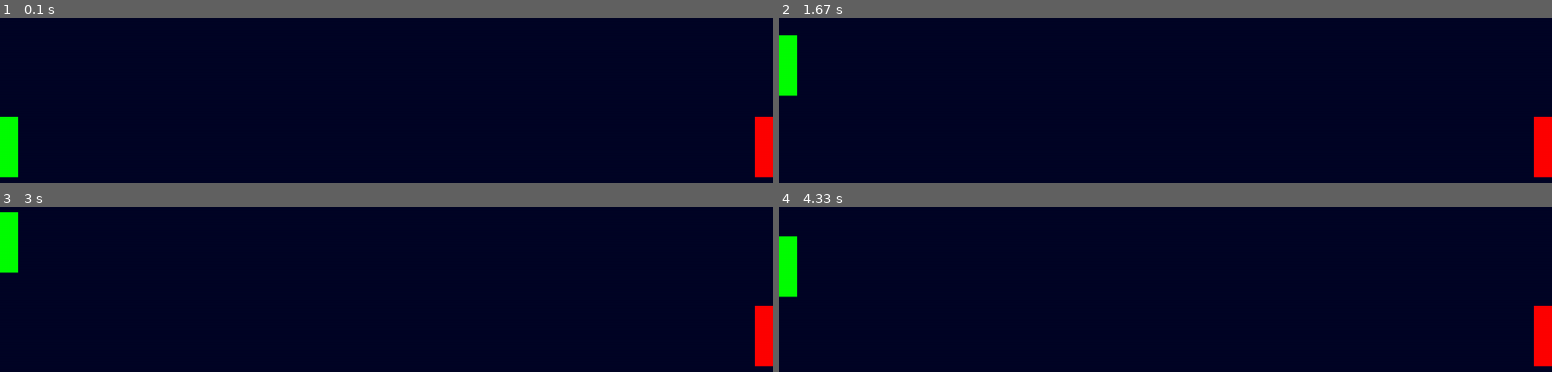
Above: before the commit, frames 1-4 (two rows, left to right).
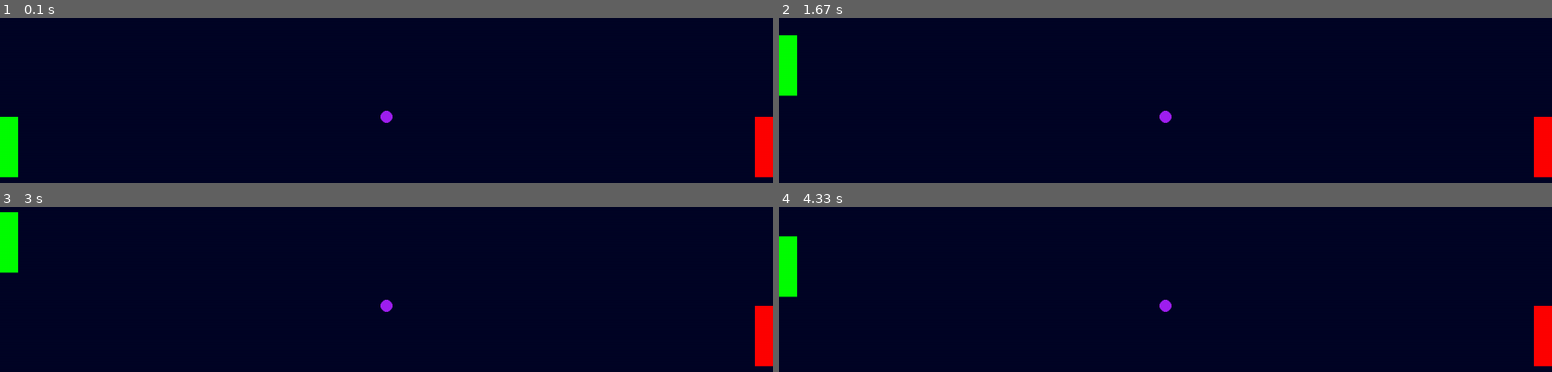
Above: after the commit, the same moments.

Repository: Arthur-Negrao-Smith/Pong-Pygame
Game: pygame game, started from main.py
Two runs of this game, one before a commit and one after it. Both use one fixed random seed, a clock stepped at 60 frames per second and the inputs below.
Inputs:
- Up to frame 1 (0.1 s): no input
- Up to frame 2 (1.67 s): hold Up 0.33-0.8 s; hold Down 0.83-1.13 s; hold Up 1.17-1.53 s; hold Down from 1.57 s (still down)
- Up to frame 3 (3 s): release Down at 1.93 s; hold Up 1.97-2.27 s; hold Down 2.3-2.6 s; hold Up from 2.63 s (still down)
- Up to frame 4 (4.33 s): release Up at 3 s; hold Down 3.03-3.4 s; hold Up 3.43-3.73 s; hold Down 3.77-4.07 s; hold Up from 4.1 s (still down)

The runs differ from the first frame. In frame 1, 0.1% of the frame differs, in the area x 49-51%, y 56-64%; in frame 2, 0.1%; in frame 3, 0.1%; in frame 4, 0.1%.

Commit message:
Criando Seletor de Direção

Diff:
--- a/main.py
+++ b/main.py
@@ -15,14 +15,22 @@
 player_size_x = 30
 player_size_y = 100
 
+# Controla as velocidades do jogo
+player_speed = 5
+ball_speed = 5
+
 # Criando os Players
-player_1 = Rect_player(posx=0, posy=screen_size_y//2, widith=player_size_x, height=player_size_y, color='green')
-player_2 = Rect_player(posx=screen_size_x - player_size_x, posy=screen_size_y//2, widith=player_size_x, height=player_size_y, color='red')
+player_1 = Rect_player(posx=0, posy=screen_size_y//2, widith=player_size_x, height=player_size_y, color='green', speed=player_speed)
+player_2 = Rect_player(posx=screen_size_x - player_size_x, posy=screen_size_y//2, widith=player_size_x, height=player_size_y, color='red', speed=ball_speed)
 
-# Controla a velocidade do jogo
-player_speed = 5
-ball_speed = 0
+# Características da bola
+ray = 10
+ball_color = 'purple'
 
+# Criando a bola
+ball = Ball(ray=ray, posx=screen_size_x//2, posy=screen_size_y//2, color=ball_color, speed=ball_speed)
+
+# Relógio do jogo
 clock = pg.time.Clock()
 
 # Identificador de eventos
@@ -39,11 +47,15 @@
 
     player_1.draw_player(screen=game_screen.game_window)
     if game_event.identify_key_up() and player_1.posy >= 0:
-        player_1.move_up(speed=player_speed)
+        player_1.move_up()
     if game_event.identify_key_down() and player_1.posy <= screen_size_y - player_size_y:
-        player_1.move_down(speed=player_speed)
+        player_1.move_down()
 
     player_2.draw_player(screen=game_screen.game_window)
+
+    ball.draw_ball(screen=game_screen.game_window)
+
+
 
     pg.display.flip()
 
--- a/pong_func.py
+++ b/pong_func.py
@@ -36,18 +36,19 @@
             return True
 
 class Rect_player:
-    def __init__(self, posx, posy, widith, height, color) -> None:
+    def __init__(self, posx, posy, widith, height, color, speed) -> None:
         self.posx = posx
         self.posy = posy
         self.xsize = widith
         self.ysize = height
         self.color= color
+        self.speed = speed
 
-    def move_up(self, speed) -> None:
-        self.posy -= speed
+    def move_up(self) -> None:
+        self.posy -= self.speed
 
-    def move_down(self, speed) -> None:
-        self.posy += speed
+    def move_down(self) -> None:
+        self.posy += self.speed
 
     def return_x_pos(self) -> int:
         return self.posx
@@ -59,9 +60,46 @@
         pg.draw.rect(color=self.color, surface=screen, rect=((self.posx, self.posy), (self.xsize, self.ysize)))
 
 class Ball:
-    def __init__(self) -> None:
-        pass
+    def __init__(self, ray, posx, posy, color, speed) -> None:
+        self.ray = ray
+        self.posx = posx
+        self.posy = posy
+        self.color = color
+        self.speed = speed
 
+    def move_ball_up_right(self):
+        self.posx += self.speed
+        self.posy -= self.speed
+
+    def move_ball_up_left(self):
+        self.posx -= self.speed
+        self.posy -= self.speed
+
+    def move_ball_down_right(self):
+        self.posx += self.speed
+        self.posy += self.speed
+
+    def move_ball_down_left(self):
+        self.posx -= self.speed
+        self.posy += self.speed
+
+    def draw_ball(self, screen):
+        pg.draw.circle(color=self.color, surface=screen, center=[self.posx, self.posy], radius=self.ray)
+
+    def select_direction(self, screen):
+        from random import randint
+        if self.posx == 0 or self.posx == screen - self.ray*2:
+            selector = randint(1, 4)
+            if selector == 1:
+                self.move_ball_down_left()
+            if selector == 2:
+                self.move_ball_down_right()
+            if selector == 3:
+                self.move_ball_up_left()
+            if selector == 4:
+                self.move_ball_up_right()
+            return False
+        return True
 
 class Score:
     def __init__(self, points=int) -> None:
